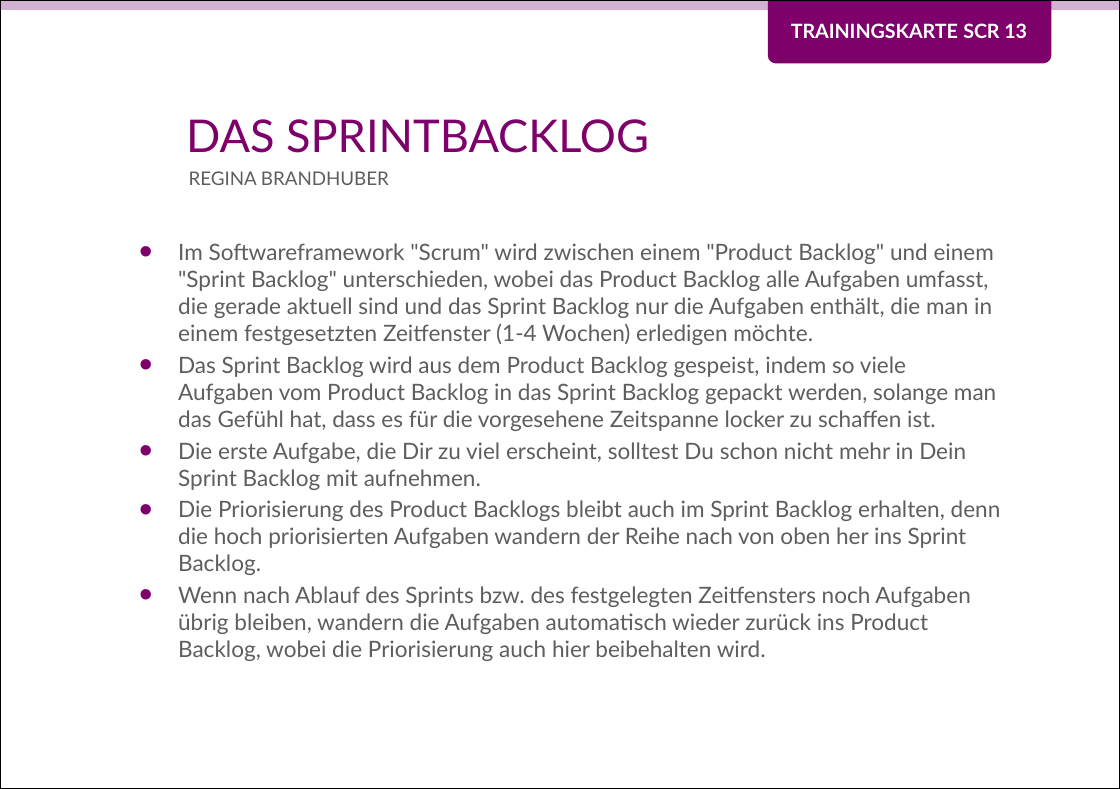
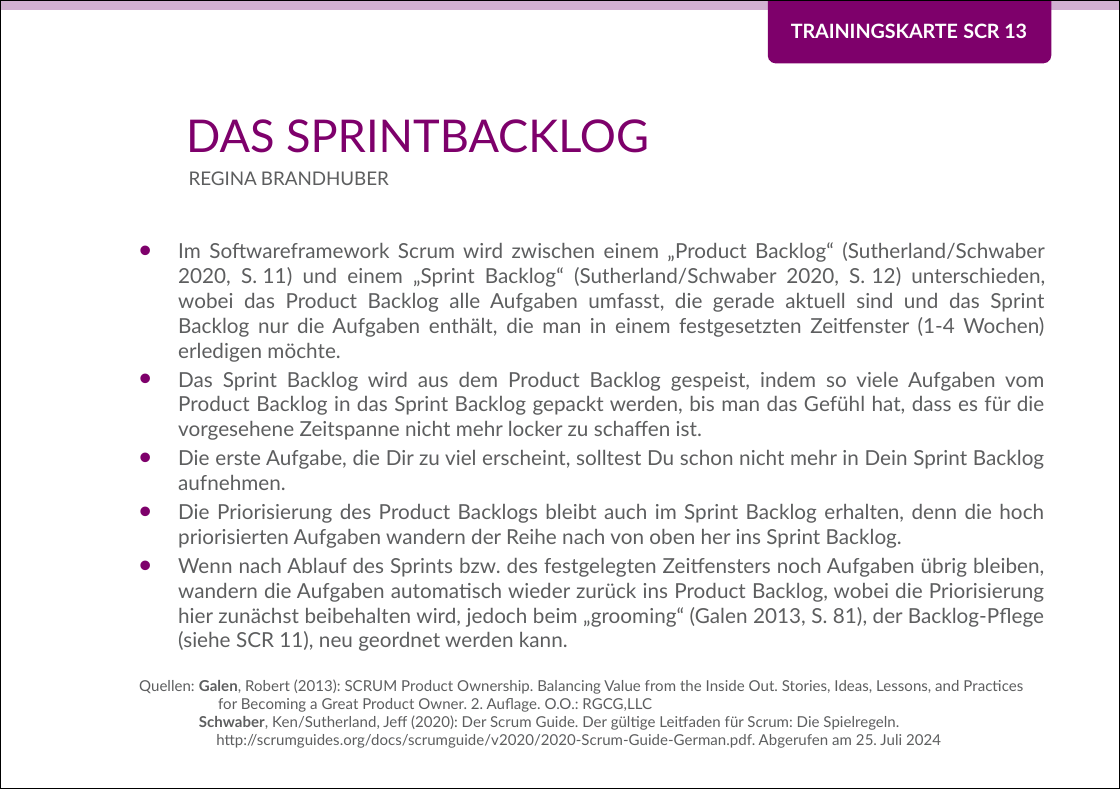
Before and after one commit to Teamtool/training-materials, a slide deck: slide 1 of training-cards/music moves/Scrum (SCR)/ger/apprentice/ger_SCR_13_Das_Sprintbacklog_MM_A.pptx. Drawn at 1120x789 pixels with LibreOffice and Linux fonts; fonts in the diff are those of the drawing; background and template pictures are left out. Boxes give left, top, right and bottom in pixels: in the first picture for what was removed or moved away, otherwise in the second. Text is boxed around its words. In the diff, an @@ line names an element or a change of style, - is before the commit and + after.

```diff
--- a/training-cards/music moves/Scrum (SCR)/ger/apprentice/ger_SCR_13_Das_Sprintbacklog_MM_A.pptx
+++ b/training-cards/music moves/Scrum (SCR)/ger/apprentice/ger_SCR_13_Das_Sprintbacklog_MM_A.pptx
@@ text at (x1=178, y1=242, x2=1045, y2=490): text changed; size 12 to 11 pt @@
-• Im Softwareframework "Scrum" wird zwischen einem "Product Backlog" und einem "Sprint Backlog" unterschieden, wobei das Product Backlog alle Aufgaben umfasst, die gerade aktuell sind und das Sprint Backlog nur die Aufgaben enthält, die man in einem festgesetzten Zeitfenster (1-4 Wochen) erledigen möchte.
-• Das Sprint Backlog wird aus dem Product Backlog gespeist, indem so viele Aufgaben vom Product Backlog in das Sprint Backlog gepackt werden, solange man das Gefühl hat, dass es für die vorgesehene Zeitspanne locker zu schaffen ist.
-• Die erste Aufgabe, die Dir zu viel erscheint, solltest Du schon nicht mehr in Dein Sprint Backlog mit aufnehmen.
+• Im Softwareframework Scrum wird zwischen einem „Product Backlog“ (Sutherland/Schwaber 2020, S. 11) und einem „Sprint Backlog“ (Sutherland/Schwaber 2020, S. 12) unterschieden, wobei das Product Backlog alle Aufgaben umfasst, die gerade aktuell sind und das Sprint Backlog nur die Aufgaben enthält, die man in einem festgesetzten Zeitfenster (1-4 Wochen) erledigen möchte.
+• Das Sprint Backlog wird aus dem Product Backlog gespeist, indem so viele Aufgaben vom Product Backlog in das Sprint Backlog gepackt werden, bis man das Gefühl hat, dass es für die vorgesehene Zeitspanne nicht mehr locker zu schaffen ist.
+• Die erste Aufgabe, die Dir zu viel erscheint, solltest Du schon nicht mehr in Dein Sprint Backlog aufnehmen.
@@ text at (x1=178, y1=504, x2=1044, y2=548): size 12 to 11 pt in "Die Priorisierung des Product Backlogs bleibt auch ..."; alignment left to justified @@
@@ text at (x1=139, y1=558, x2=1044, y2=748): text changed; size 12 to 8 pt @@
-• Wenn nach Ablauf des Sprints bzw. des festgelegten Zeitfensters noch Aufgaben übrig bleiben, wandern die Aufgaben automatisch wieder zurück ins Product Backlog, wobei die Priorisierung auch hier beibehalten wird.
+• Wenn nach Ablauf des Sprints bzw. des festgelegten Zeitfensters noch Aufgaben übrig bleiben, wandern die Aufgaben automatisch wieder zurück ins Product Backlog, wobei die Priorisierung hier zunächst beibehalten wird, jedoch beim „grooming“ (Galen 2013, S. 81), der Backlog-Pflege (siehe SCR 11), neu geordnet werden kann.
+Quellen: Galen, Robert (2013): SCRUM Product Ownership. Balancing Value from the Inside Out. Stories, Ideas, Lessons, and Practices
+for Becoming a Great Product Owner. 2. Auflage. O.O.: RGCG,LLC
+Schwaber, Ken/Sutherland, Jeff (2020): Der Scrum Guide. Der gültige Leitfaden für Scrum: Die Spielregeln.
+http://scrumguides.org/docs/scrumguide/v2020/2020-Scrum-Guide-German.pdf. Abgerufen am 25. Juli 2024
```
Also in this commit, not shown: 1 other slide changed, 7 other files.
